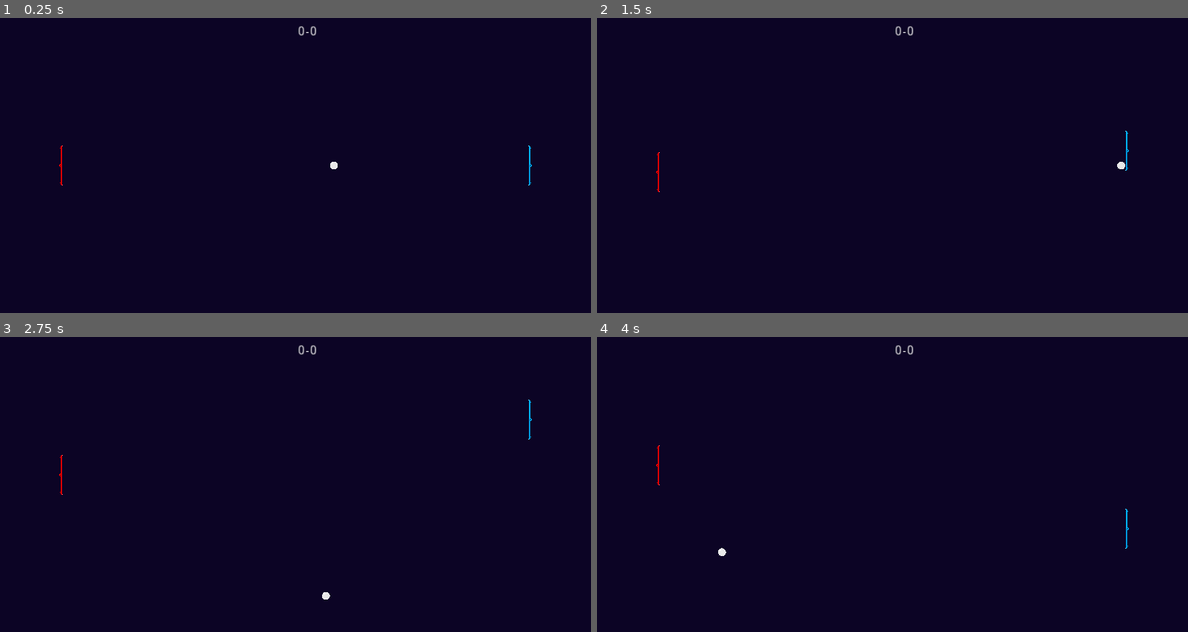
Above: before the commit, frames 1-4 (two rows, left to right).
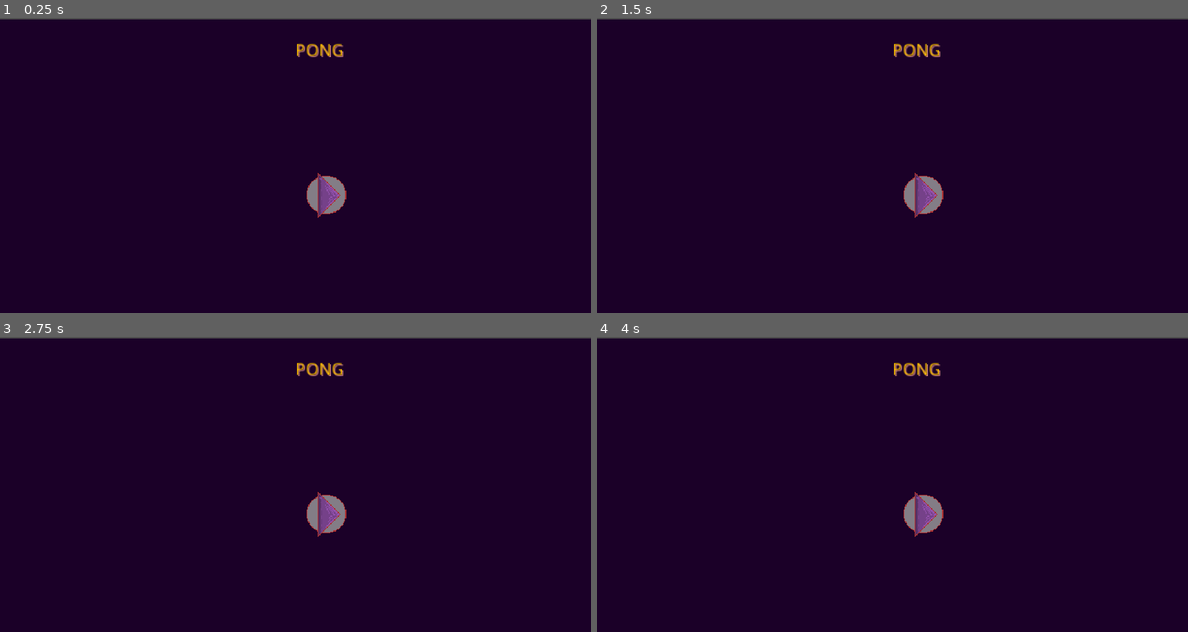
Above: after the commit, the same moments.

Repository: AngeloGi/Godot-Pong
Game: Godot game, scene res://MainMenu.tscn
Same seed, same stepped clock (60 frames per second), same inputs: the game is played once before the commit and once after it. Before the commit the project starts from res://GameScreen.tscn.
Inputs (mouse positions are in pixels of both pictures, inside the frame that each line leads up to):
- Up to frame 1 (0.25 s): no input
- Up to frame 2 (1.5 s): move the mouse to (1022, 150) at 0.52 s; click (1022, 150) at 0.67 s; drag from (774, 180) to (662, 156) at 1.27 s
- Up to frame 3 (2.75 s): move the mouse to (354, 419) at 2.02 s; click (354, 419) at 2.17 s
- Up to frame 4 (4 s): drag from (862, 543) to (662, 466) at 2.77 s; tap Enter at 3.5 s; move the mouse to (1069, 528) at 3.52 s; click (1069, 528) at 3.67 s

The runs differ from the first frame. In frame 1, 1.6% of the frame differs, in the area x 0-100%, y 0-68%; in frame 2, 1.6%; in frame 3, 1.6%; in frame 4, 1.6%.

Commit message:
Added main menu and apk to source for trying out game

Diff:
--- a/Project/GameScreen.tscn
+++ b/Project/GameScreen.tscn
@@ -12,7 +12,7 @@
 custom_solver_bias = 0.0
 extents = Vector2( 300.114, 3.33514 )
 
-[node name="Node" type="Node" index="0"]
+[node name="Node" type="Node"]
 
 script = ExtResource( 1 )
 
--- a/Project/MainMenu.tscn
+++ b/Project/MainMenu.tscn
@@ -3,7 +3,7 @@
 [ext_resource path="res://MainMenu.gd" type="Script" id=1]
 [ext_resource path="res://Sprites/PlayButton.png" type="Texture" id=2]
 
-[node name="Control" type="Control"]
+[node name="Control" type="Control" index="0"]
 
 anchor_left = 0.0
 anchor_top = 0.0
@@ -39,9 +39,9 @@
 anchor_top = 0.0
 anchor_right = 0.5
 anchor_bottom = 0.0
-margin_left = -80.0
+margin_left = -60.0
 margin_top = 4.0
-margin_right = 20.0
+margin_right = 40.0
 margin_bottom = 54.0
 rect_scale = Vector2( 2, 2 )
 rect_pivot_offset = Vector2( 0, 0 )
@@ -61,33 +61,19 @@
 max_lines_visible = -1
 _sections_unfolded = [ "Material", "Rect", "Visibility" ]
 
-[node name="MenuButton" type="MenuButton" parent="." index="2"]
+[node name="MenuButton" type="TouchScreenButton" parent="." index="2"]
 
-anchor_left = 0.0
-anchor_top = 0.0
-anchor_right = 0.0
-anchor_bottom = 0.0
-margin_left = 377.0
-margin_top = 260.0
-margin_right = 508.0
-margin_bottom = 330.0
-rect_scale = Vector2( 2, 2 )
-rect_pivot_offset = Vector2( 0, 0 )
-rect_clip_content = false
-mouse_filter = 0
-mouse_default_cursor_shape = 0
-size_flags_horizontal = 1
-size_flags_vertical = 1
-toggle_mode = false
-action_mode = 0
-enabled_focus_mode = 0
-shortcut = null
-group = null
-text = "Play"
-icon = ExtResource( 2 )
-flat = true
-align = 1
-items = [  ]
-_sections_unfolded = [ "Rect", "custom_styles" ]
+position = Vector2( 480, 240 )
+scale = Vector2( 1.5, 1.5 )
+normal = ExtResource( 2 )
+pressed = null
+bitmask = null
+shape = null
+shape_centered = true
+shape_visible = true
+passby_press = false
+action = ""
+visibility_mode = 0
+_sections_unfolded = [ "Anchor", "Focus", "Grow Direction", "Hint", "Margin", "Material", "Mouse", "Rect", "Size Flags", "Theme", "Transform", "Visibility", "custom_styles" ]
 
 [connection signal="pressed" from="MenuButton" to="." method="_on_MenuButton_pressed"]
--- a/Project/project.godot
+++ b/Project/project.godot
@@ -11,7 +11,7 @@
 [application]
 
 config/name="Godot Pong"
-run/main_scene="res://GameScreen.tscn"
+run/main_scene="res://MainMenu.tscn"
 config/icon="res://icon.png"
 
 [display]
Not shown, added: Godot Pong.apk
